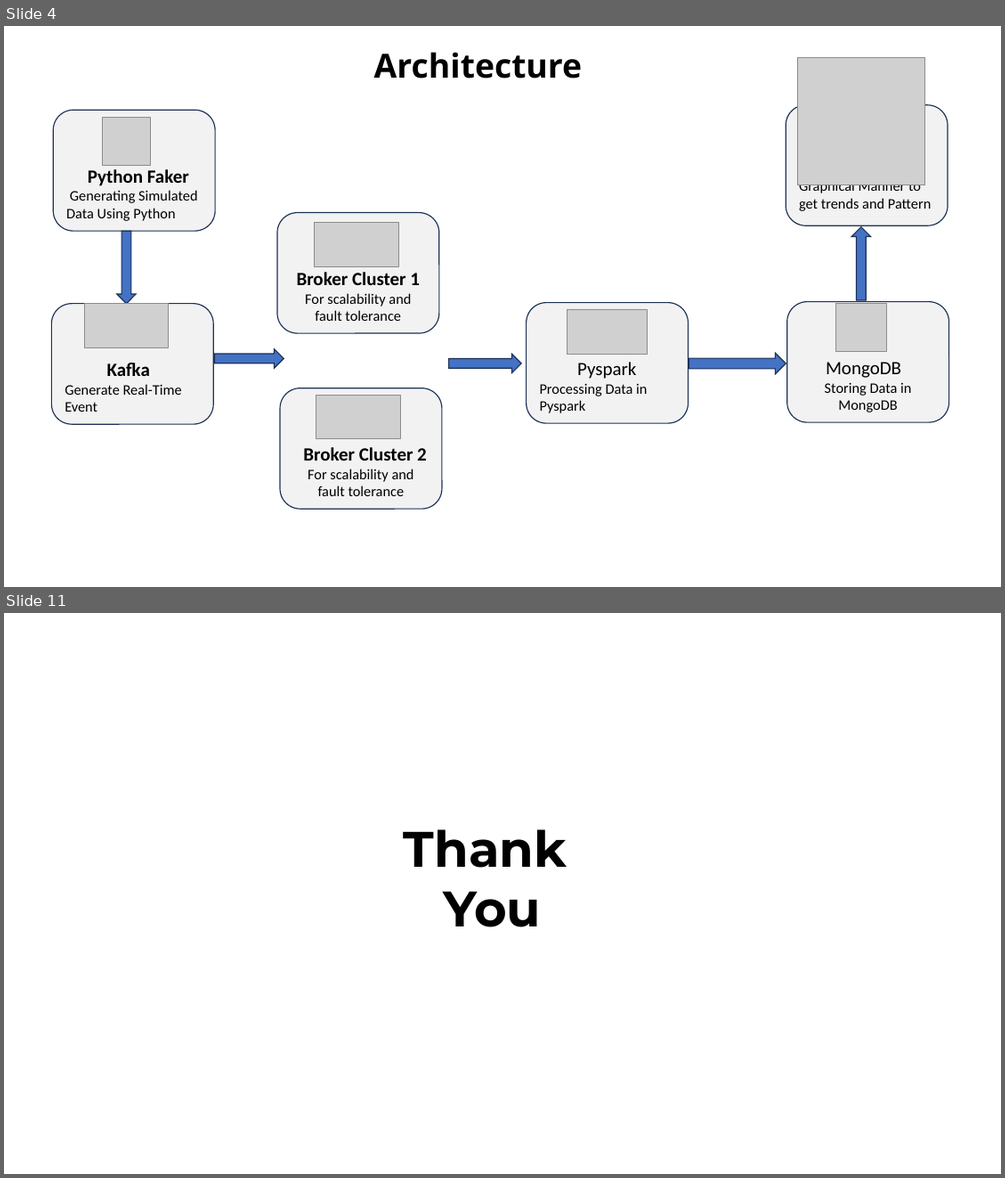
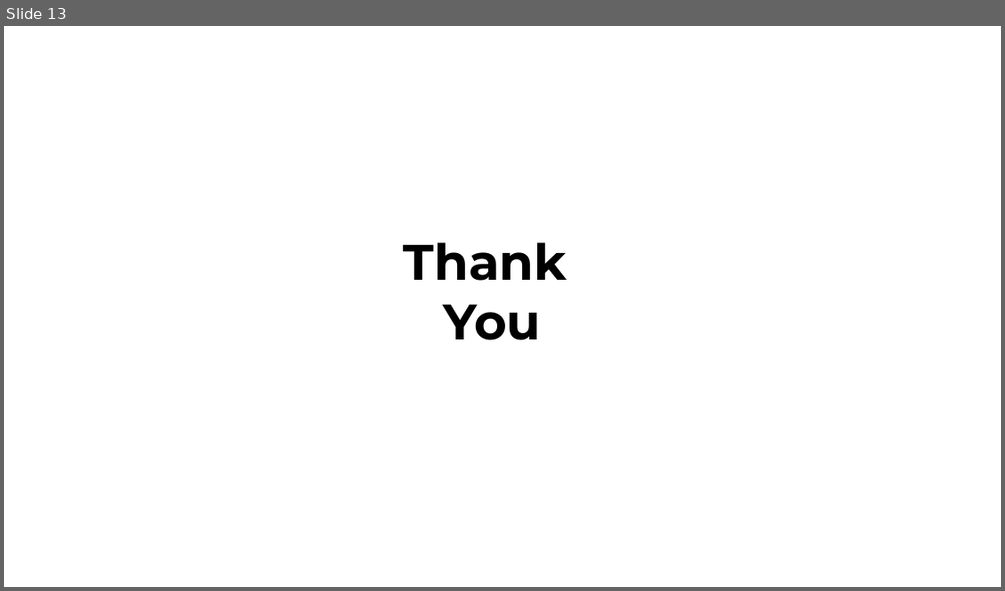
Before and after one commit to rushi0611/Real-Time-E-Commerce-Dashboard, a slide deck: Revised_Project_PPT.pptx. Shown one above the other, each under a label of ours: slides 4 and 11 before the commit, slide 13 after it; the slides between them are not shown. The pictures are 1005x1178 and 1005x591 pixels, drawn with LibreOffice and Linux fonts; fonts in the diff are those of the drawing; grey boxes stand for pictures. Boxes give left, top, right and bottom in pixels: in the first picture for what was removed or moved away, otherwise in the second. Text is boxed around its words. In the diff, an @@ line names an element or a change of style, - is before the commit and + after.

```diff
--- a/Revised_Project_PPT.pptx
+++ b/Revised_Project_PPT.pptx
@@ slide 4 removed at (x1=4, y1=26, x2=1001, y2=587), background #FFFFFF @@
@@ text removed at (x1=374, y1=52, x2=582, y2=79) @@
-Architecture
@@ picture removed at (x1=797, y1=58, x2=924, y2=185) @@
@@ rounded rectangle removed at (x1=786, y1=105, x2=948, y2=225) @@
-Tableau
-Visualise Data in Graphical Manner to get trends and Pattern
@@ rounded rectangle removed at (x1=53, y1=110, x2=216, y2=231) @@
-Python Faker
-Generating Simulated Data Using Python
@@ picture removed at (x1=102, y1=118, x2=151, y2=166) @@
@@ right arrow removed at (x1=117, y1=231, x2=136, y2=304) @@
@@ rounded rectangle removed at (x1=277, y1=213, x2=439, y2=333) @@
-Broker Cluster 1
-For scalability and fault tolerance
@@ picture removed at (x1=315, y1=223, x2=398, y2=267) @@
@@ right arrow removed at (x1=851, y1=227, x2=871, y2=300) @@
@@ rounded rectangle removed at (x1=52, y1=304, x2=214, y2=424) @@
-Kafka
-Generate Real-Time Event
@@ picture removed at (x1=85, y1=304, x2=169, y2=347) @@
@@ rounded rectangle removed at (x1=526, y1=303, x2=688, y2=423) @@
-Pyspark
-Processing Data in Pyspark
@@ picture removed at (x1=567, y1=309, x2=647, y2=354) @@
@@ rounded rectangle removed at (x1=787, y1=302, x2=949, y2=422) @@
-MongoDB
-Storing Data in MongoDB
@@ picture removed at (x1=835, y1=303, x2=886, y2=351) @@
@@ right arrow removed at (x1=215, y1=349, x2=284, y2=369) @@
@@ right arrow removed at (x1=449, y1=354, x2=521, y2=373) @@
@@ right arrow removed at (x1=689, y1=353, x2=786, y2=374) @@
@@ rounded rectangle removed at (x1=280, y1=388, x2=442, y2=508) @@
-Broker Cluster 2
-For scalability and fault tolerance
@@ picture removed at (x1=316, y1=394, x2=400, y2=439) @@
@@ what was slide 11 is now slide 13 @@
```
Also in this commit, not shown: 5 slides changed, 7 slides added, 4 other slides removed.
